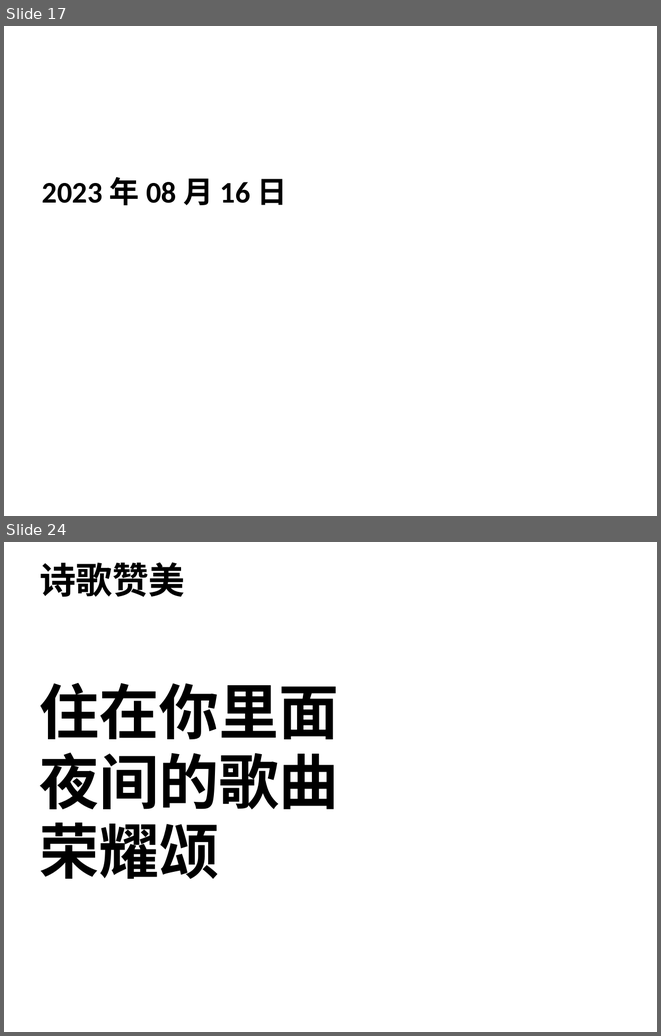
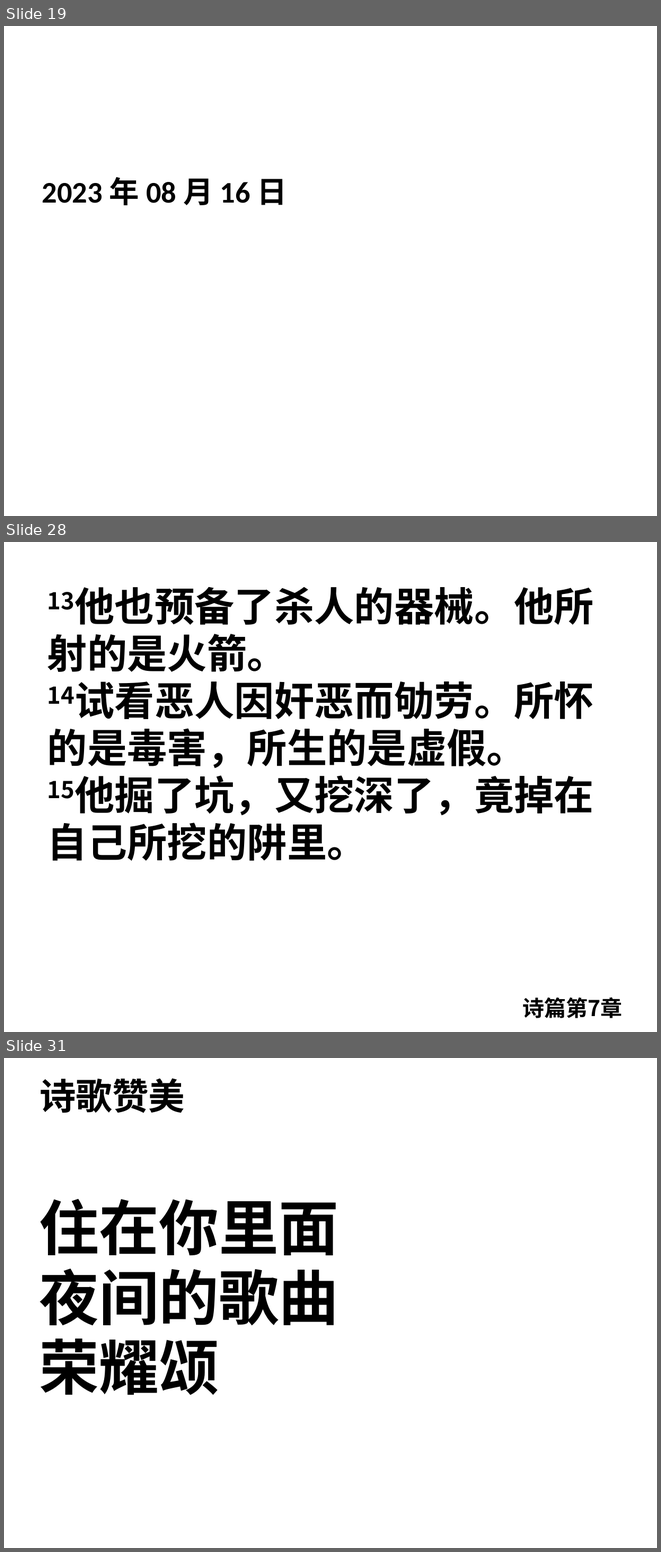
Before and after one commit to jackey-qiu/pyworship, a slide deck: 2023-08-16.pptx. Shown one above the other, each under a label of ours: slides 17 and 24 before the commit, slides 19, 28 and 31 after it; the slides between them are not shown. The pictures are 661x1036 and 661x1552 pixels, drawn with LibreOffice and Linux fonts; fonts in the diff are those of the drawing; background and template pictures are left out. Boxes give left, top, right and bottom in pixels: in the first picture for what was removed or moved away, otherwise in the second. Text is boxed around its words. In the diff, an @@ line names an element or a change of style, - is before the commit and + after.

```diff
--- a/2023-08-16.pptx
+++ b/2023-08-16.pptx
@@ slide 28 added at [4, 542, 657, 1032], background #FFFFFF @@
@@ text added at [47, 587, 594, 861], 44 pt, text #000000, bold @@
+13他也预备了杀人的器械。他所射的是火箭。
+14试看恶人因奸恶而劬劳。所怀的是毒害，所生的是虚假。
+15他掘了坑，又挖深了，竟掉在自己所挖的阱里。
@@ text added at [522, 997, 623, 1018], 24 pt, text #000000, bold @@
+诗篇第7章
@@ what was slide 17 is now slide 19 @@
@@ what was slide 24 is now slide 31 @@
```
Also in this commit, not shown: 7 slides changed, 10 other slides added, 1 slide removed, 2 other files.
